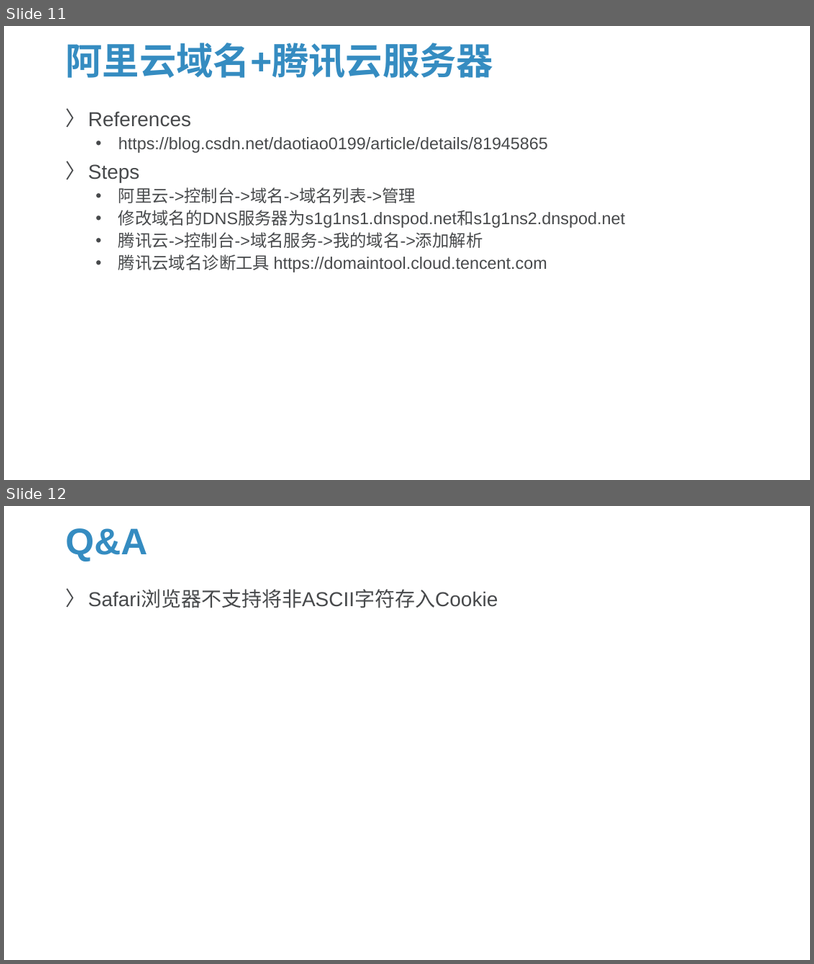
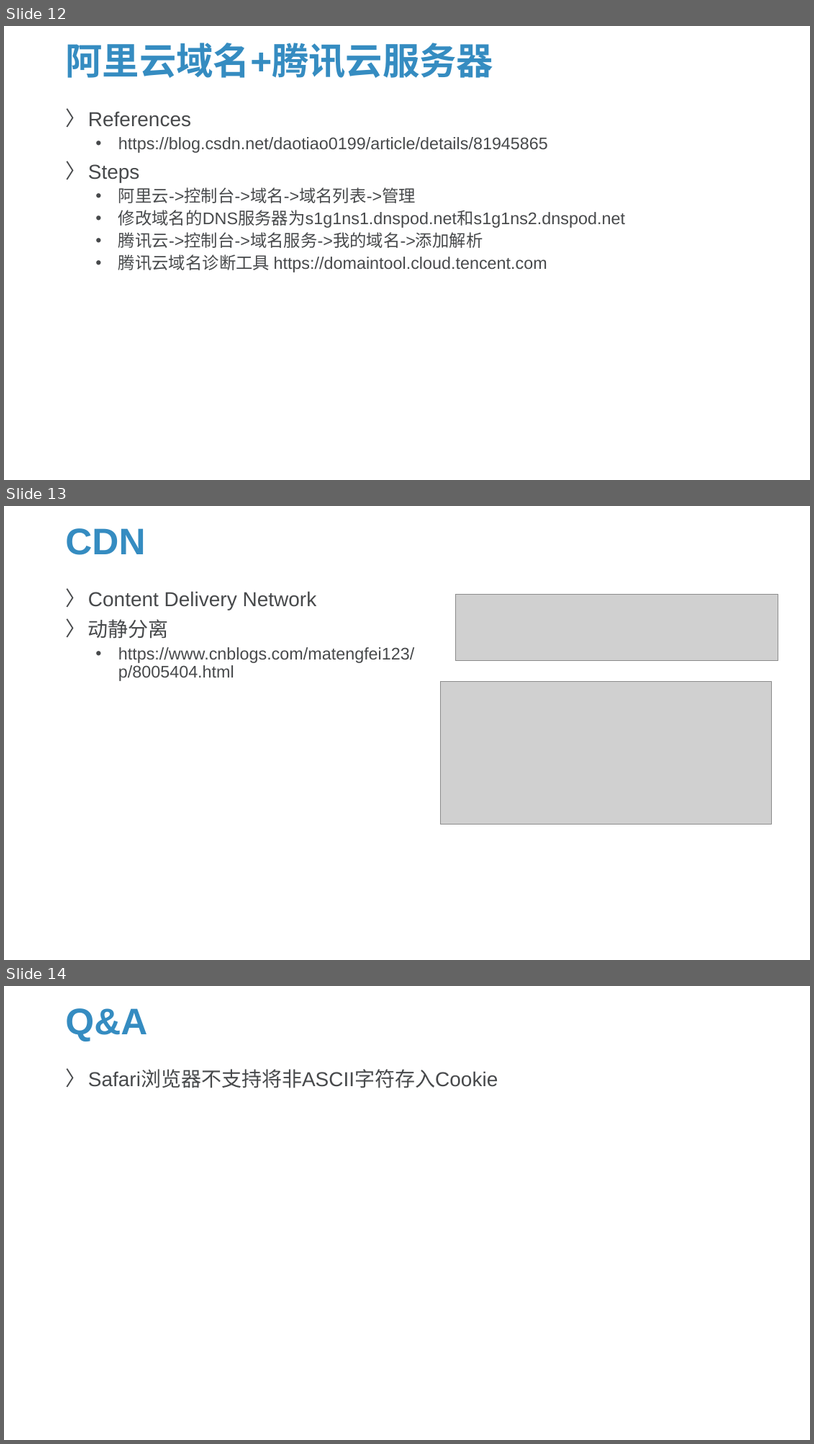
Before and after one commit to Sparks-Lu/TechNotes, a slide deck: Web/Server-Notes.pptx. Shown one above the other, each under a label of ours: slides 11 and 12 before the commit, slides 12, 13 and 14 after it. The pictures are 814x964 and 814x1444 pixels, drawn with LibreOffice and Linux fonts; fonts in the diff are those of the drawing; grey boxes stand for pictures; background and template pictures are left out. Boxes give left, top, right and bottom in pixels: in the first picture for what was removed or moved away, otherwise in the second. Text is boxed around its words. In the diff, an @@ line names an element or a change of style, - is before the commit and + after.

```diff
--- a/Web/Server-Notes.pptx
+++ b/Web/Server-Notes.pptx
@@ slide 13 added at (x1=4, y1=506, x2=810, y2=960), background picture (left out) @@
@@ title added at (x1=65, y1=528, x2=145, y2=555), 44 pt, text #358CC1, bold @@
+CDN
@@ text added at (x1=88, y1=591, x2=414, y2=681), 20 pt, text #47494B @@
+〉 Content Delivery Network
+〉 动静分离
+  • https://www.cnblogs.com/matengfei123/p/8005404.html
@@ picture added at (x1=456, y1=595, x2=779, y2=660) @@
@@ picture added at (x1=441, y1=682, x2=772, y2=824) @@
@@ what was slide 11 is now slide 12 @@
@@ what was slide 12 is now slide 14 @@
```
Also in this commit, not shown: 1 slide changed, 1 other slide added, 8 other files.
